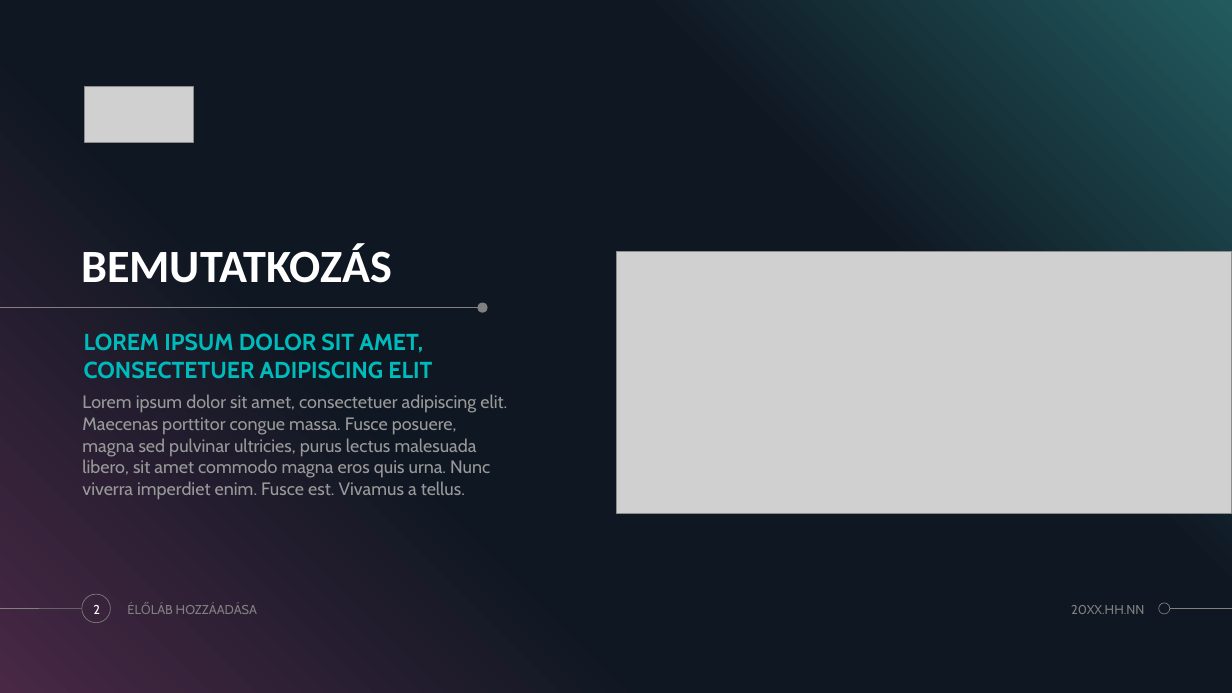
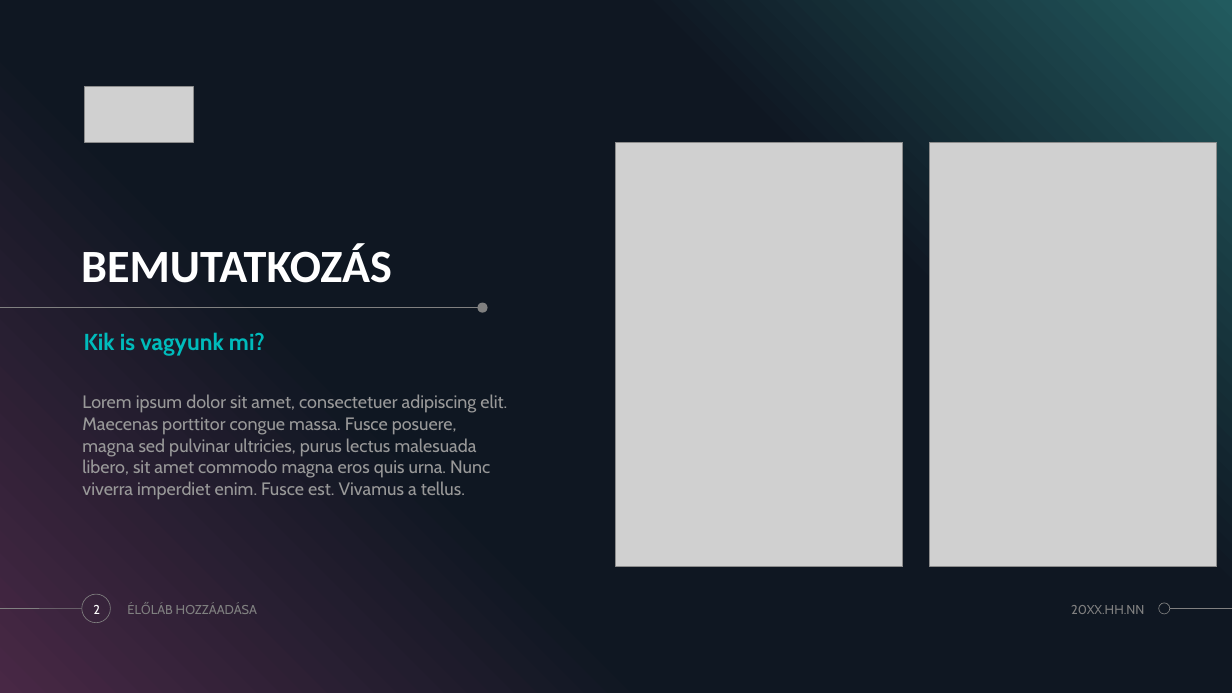
Before and after one commit to MonostoriMark/13_S1_2_vizsgaremek, a slide deck: slide 2 of HOTELFLOW.pptx. Drawn at 1232x693 pixels with LibreOffice and Linux fonts; fonts in the diff are those of the drawing; grey boxes stand for pictures. Boxes give left, top, right and bottom in pixels: in the first picture for what was removed or moved away, otherwise in the second. Text is boxed around its words. In the diff, an @@ line names an element or a change of style, - is before the commit and + after.

```diff
--- a/HOTELFLOW.pptx
+++ b/HOTELFLOW.pptx
@@ picture added at (616,142,903,567) @@
@@ picture added at (931,142,1217,567) @@
@@ picture removed at (616,251,1231,513) @@
@@ text at (84,332,265,356): text changed @@
-LOREM IPSUM DOLOR SIT AMET, CONSECTETUER ADIPISCING ELIT
+Kik is vagyunk mi?
```
Also in this commit, not shown: 9 other slides changed, 5 slides added, 14 slides removed.
